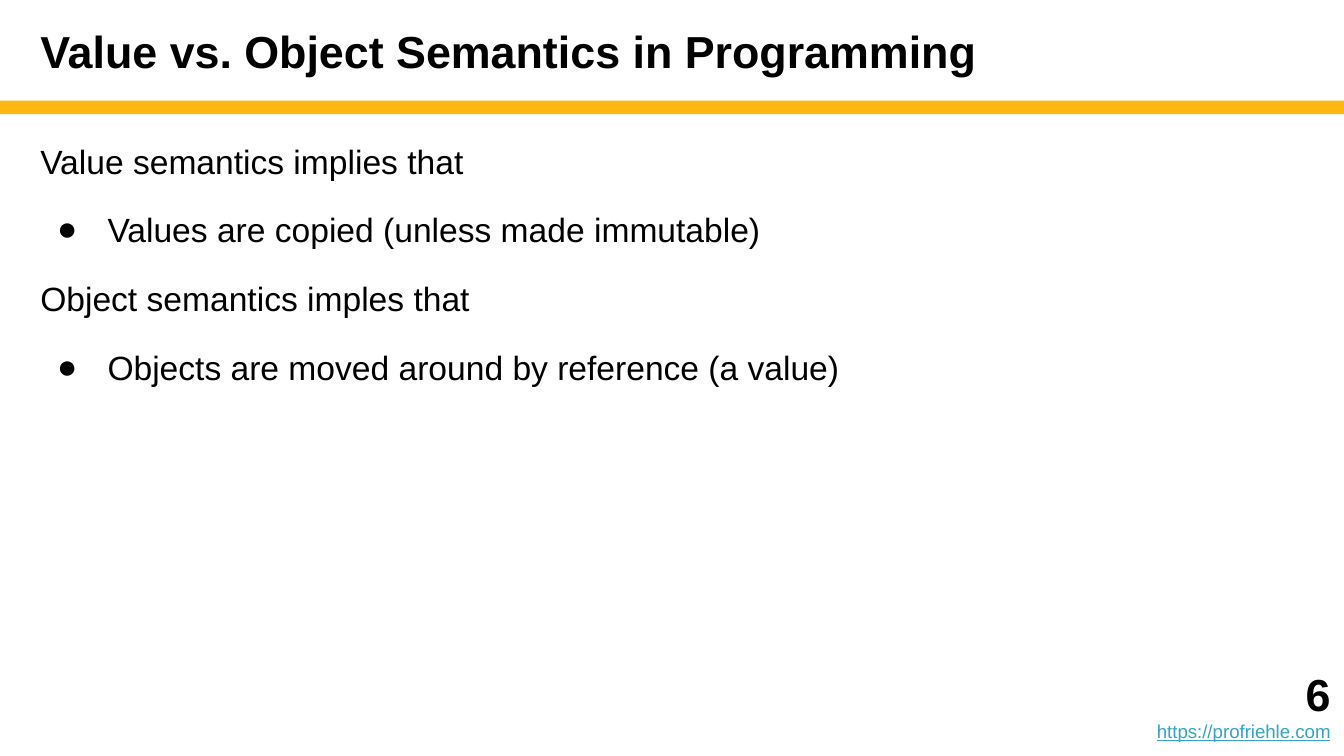
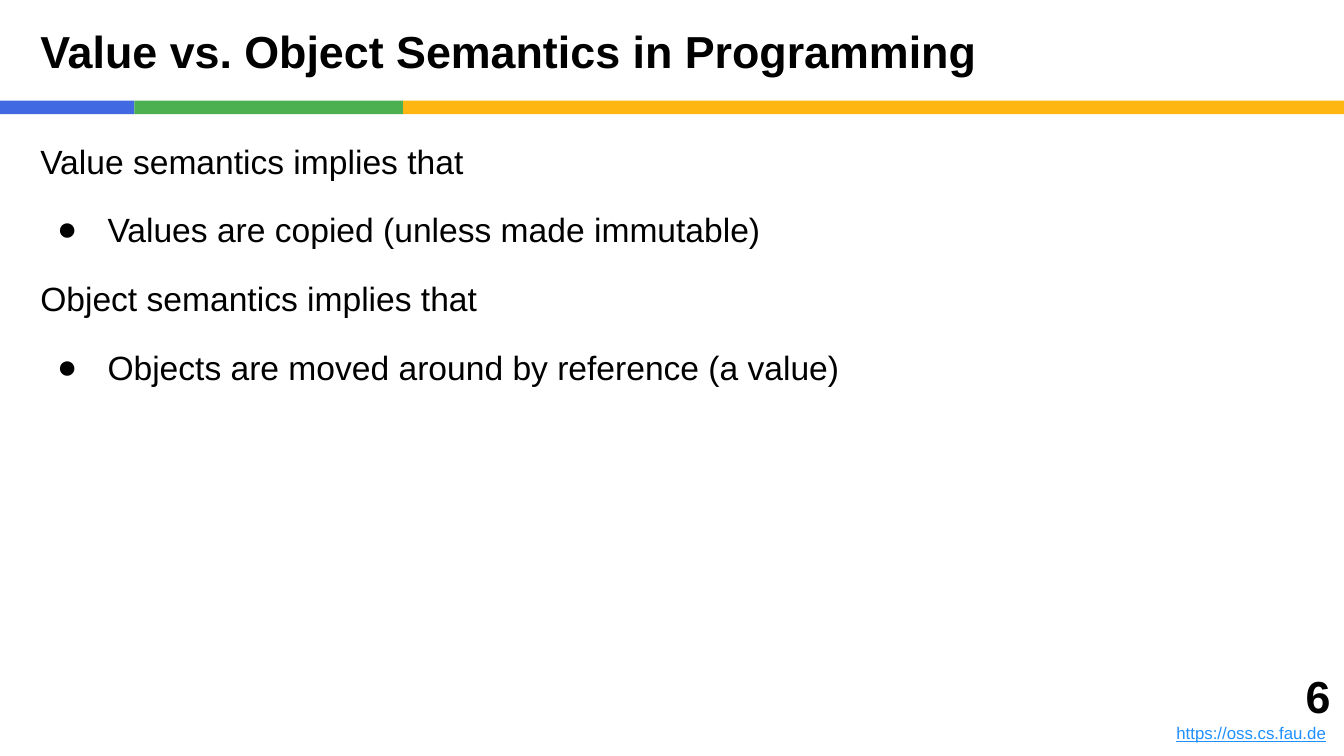
Before and after one commit to dirkriehle/adap-course, a slide deck: slide 6 of Lecture slides/ADAP B06 - Value Objects.pptx. Drawn at 1344x756 pixels with LibreOffice and Linux fonts; fonts in the diff are those of the drawing. Boxes give left, top, right and bottom in pixels: in the first picture for what was removed or moved away, otherwise in the second. Text is boxed around its words. In the diff, an @@ line names an element or a change of style, - is before the commit and + after.

```diff
--- a/Lecture slides/ADAP B06 - Value Objects.pptx
+++ b/Lecture slides/ADAP B06 - Value Objects.pptx
@@ rectangle added at (0, 101, 134, 114), fill #4169E1 @@
@@ rectangle added at (134, 101, 403, 114), fill #4CAF50 @@
@@ rectangle: place and size @@
-rectangle at (0, 101, 1344, 114)
+rectangle at (403, 101, 1344, 114)
@@ text at (40, 286, 477, 317): text changed @@
-Object semantics imples that
+Object semantics implies that
@@ text: place and size @@
-text at (1157, 679, 1331, 742)
+text at (1176, 681, 1331, 743)
@@ text at (1176, 726, 1325, 743): text changed; size 10 to 9 pt; text colour #34A3C5 to #1E90FF @@
-https://profriehle.com
+https://oss.cs.fau.de
```
Also in this commit, not shown: 43 other slides changed, 17 other files.
